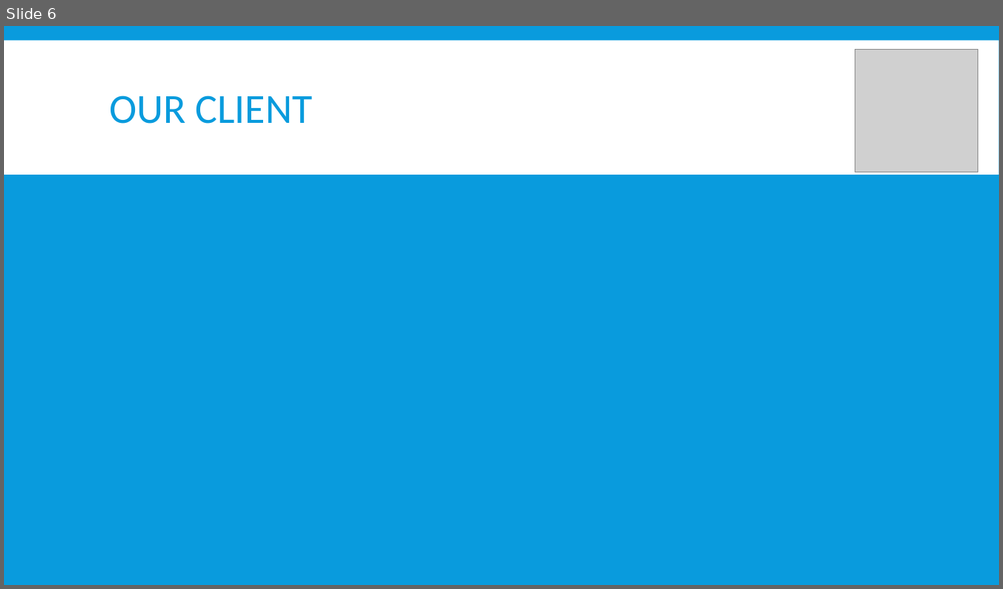
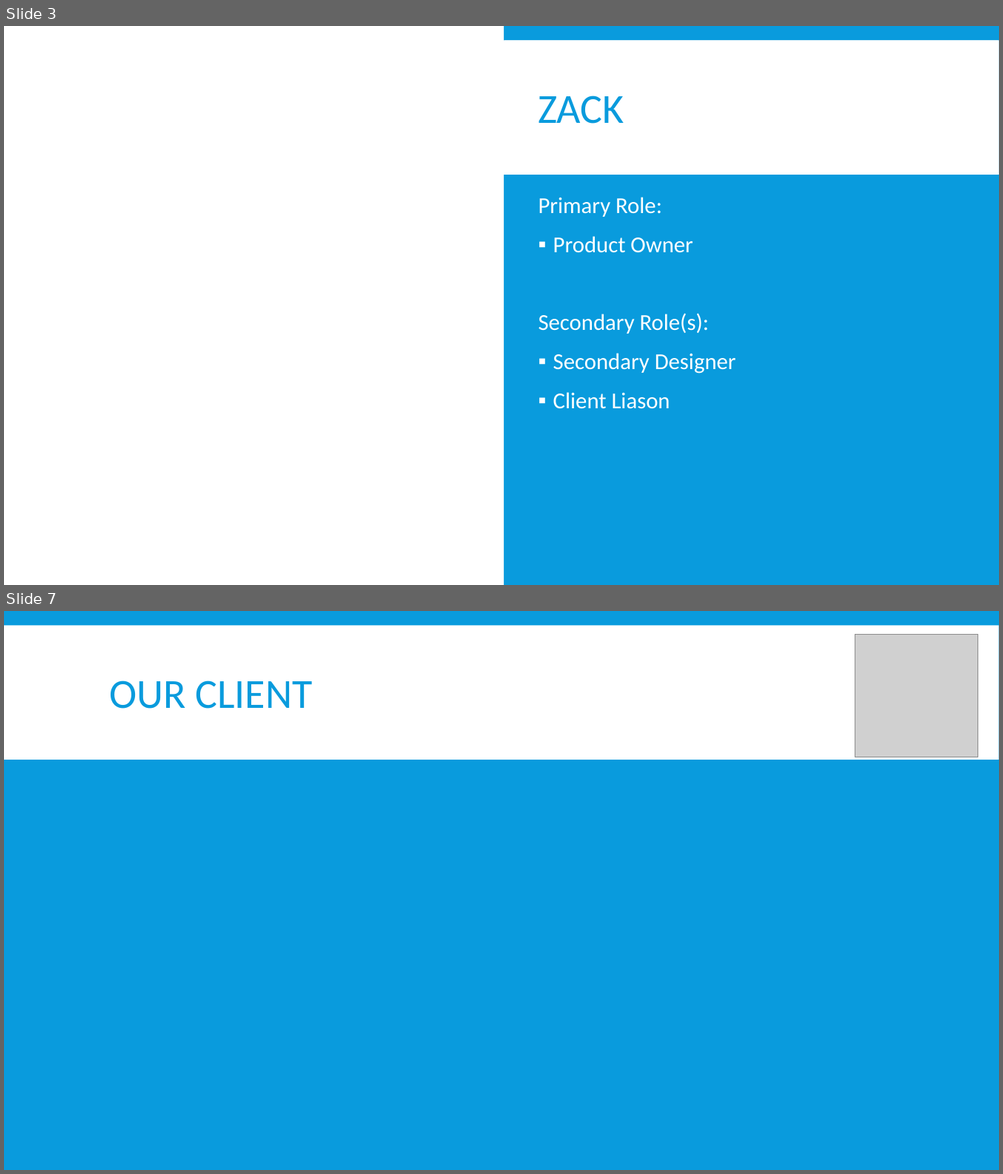
Before and after one commit to bobisapotato/dungeon, a slide deck: Documentation/Team Presentation.pptx. Shown one above the other, each under a label of ours: slide 6 before the commit, slides 3 and 7 after it; the slides between them are not shown. The pictures are 1003x589 and 1003x1174 pixels, drawn with LibreOffice and Linux fonts; fonts in the diff are those of the drawing; grey boxes stand for pictures. Boxes give left, top, right and bottom in pixels: in the first picture for what was removed or moved away, otherwise in the second. Text is boxed around its words. In the diff, an @@ line names an element or a change of style, - is before the commit and + after.

```diff
--- a/Documentation/Team Presentation.pptx
+++ b/Documentation/Team Presentation.pptx
@@ slide 3 added at <box>4,26,999,585</box>, background #099BDD; not listed: 1 template element that a slide beside it also shows @@
@@ rectangle added at <box>4,26,504,585</box>, fill #FFFFFF @@
@@ rectangle added at <box>504,40,999,175</box>, fill #FFFFFF at 95% opacity @@
@@ title added at <box>538,96,624,124</box>, 40 pt, text #099BDD @@
+ZACK
@@ text added at <box>538,197,736,409</box>, 22 pt, text #FFFFFF @@
+Primary Role:
+▪ Product Owner
+Secondary Role(s):
+▪ Secondary Designer
+▪ Client Liason
@@ what was slide 6 is now slide 7 @@
```
Also in this commit, not shown: 2 slides changed, 4 other slides added, 4 slides removed, 1 other file.
